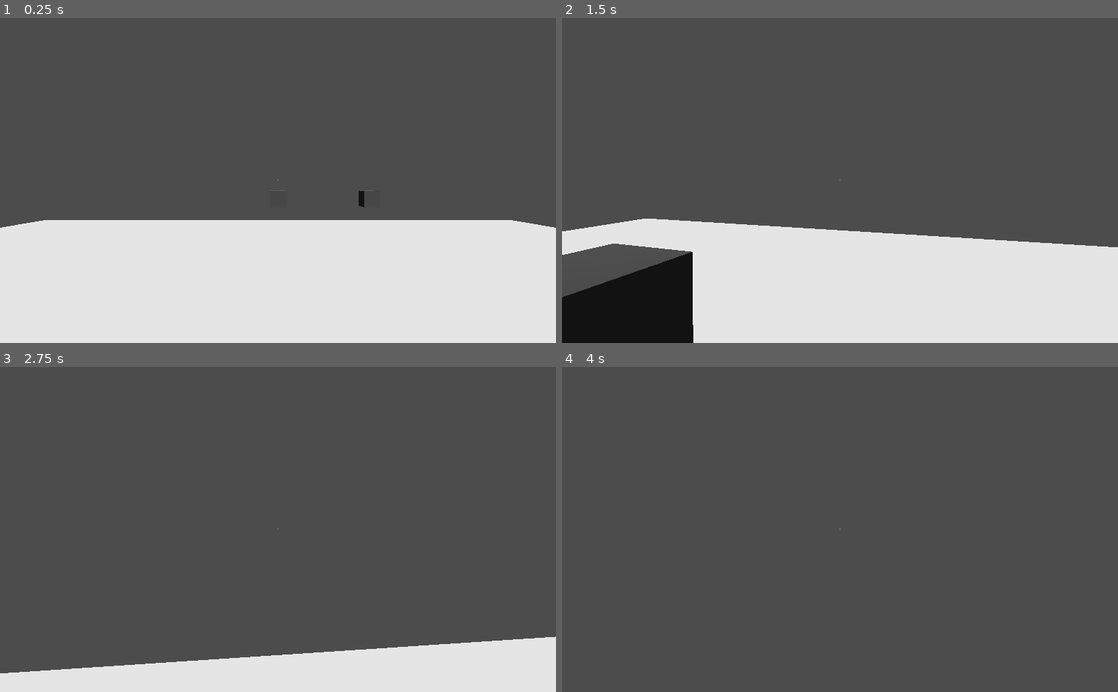
Above: before the commit, frames 1-4 (two rows, left to right).
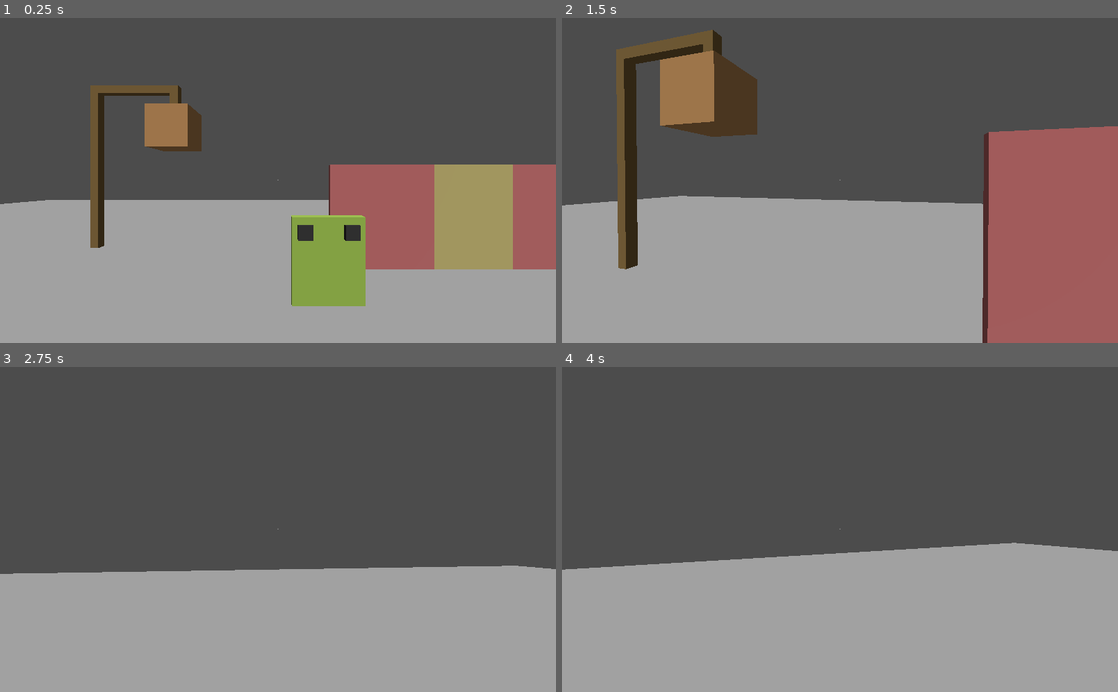
Above: after the commit, the same moments.

Repository: miskatonicstudio/goat
Game: Godot game, scene res://Demo.tscn
Same seed, same stepped clock (60 frames per second), same inputs: the game is played once before the commit and once after it.
Inputs (mouse positions are in pixels of both pictures, inside the frame that each line leads up to):
- Up to frame 1 (0.25 s): no input
- Up to frame 2 (1.5 s): tap Enter at 0.5 s; move the mouse to (867, 180) at 0.52 s; hold W (oat_movement_forward) from 0.53 s (still down); click (867, 180) at 0.6 s; move the mouse to (812, 180) at 1.27 s; click (812, 180) at 1.35 s
- Up to frame 3 (2.75 s): keep holding W (oat_movement_forward); move the mouse to (289, 523) at 2.02 s; click (289, 523) at 2.1 s
- Up to frame 4 (4 s): keep holding W (oat_movement_forward); move the mouse to (834, 536) at 2.77 s; click (834, 536) at 2.85 s; move the mouse to (878, 532) at 3.52 s; click (878, 532) at 3.6 s

The runs differ from the first frame. In frame 1, 51% of the frame differs, in the area x 0-100%, y 20-100%; in frame 2, 56%, in the area x 0-100%, y 3-100%; in frame 3, 38%; in frame 4, 42%.

Commit message:
Update Demo scene

Diff:
--- a/Demo.gd
+++ b/Demo.gd
@@ -1,9 +1,14 @@
 extends Spatial
+
+var door_open = false
 
 
 func _ready():
 	oat_interaction_signals.connect("oat_environment_item_selected", self, "notify", ["Selected: "])
 	oat_interaction_signals.connect("oat_environment_item_deselected", self, "notify", ["Deselected: "])
+	oat_interaction_signals.connect("oat_environment_item_activated", self, "notify", ["Activated: "])
+
+	oat_interaction_signals.connect("oat_environment_item_activated", self, "activate")
 
 
 func notify(item_name, text):
@@ -13,3 +18,14 @@
 
 func _on_Timer_timeout():
 	$Notification.text = ""
+
+
+func activate(item_name):
+	if item_name == "button_2":
+		if door_open:
+			$AnimationPlayer.play_backwards("open_door")
+		else:
+			$AnimationPlayer.play("open_door")
+		door_open = not door_open
+	if item_name == "button_1":
+		$AnimationPlayer.play("drop_crate")
--- a/Demo.tscn
+++ b/Demo.tscn
@@ -1,11 +1,20 @@
-[gd_scene load_steps=9 format=2]
+[gd_scene load_steps=22 format=2]
 
 [ext_resource path="res://Demo.gd" type="Script" id=1]
 [ext_resource path="res://oat/Player.tscn" type="PackedScene" id=2]
 [ext_resource path="res://oat/EnvironmentItem.tscn" type="PackedScene" id=3]
 
 [sub_resource type="PlaneMesh" id=1]
-size = Vector2( 20, 20 )
+size = Vector2( 40, 40 )
+
+[sub_resource type="SpatialMaterial" id=8]
+albedo_color = Color( 0.819608, 1, 0.427451, 1 )
+
+[sub_resource type="CubeMesh" id=6]
+size = Vector3( 1, 1.2, 0.2 )
+
+[sub_resource type="ConvexPolygonShape" id=7]
+points = PoolVector3Array( -0.5, 0.5, 0.1, 0.5, 0.5, -0.1, 0.5, 0.5, 0.1, -0.5, 0.5, -0.1, -0.5, -0.5, 0.1, 0.5, -0.5, -0.1, 0.5, -0.5, 0.1, -0.5, -0.5, -0.1, 0.5, 0.5, 0.1, -0.5, 0.5, -0.1, 0.5, 0.5, -0.1, -0.5, 0.5, 0.1, 0.5, -0.5, 0.1, -0.5, -0.5, -0.1, 0.5, -0.5, -0.1, -0.5, -0.5, 0.1, 0.5, 0.5, 0.1, -0.5, -0.5, 0.1, -0.5, 0.5, 0.1, 0.5, -0.5, 0.1, 0.5, 0.5, -0.1, -0.5, -0.5, -0.1, -0.5, 0.5, -0.1, 0.5, -0.5, -0.1 )
 
 [sub_resource type="SpatialMaterial" id=2]
 albedo_color = Color( 0.301961, 0.298039, 0.298039, 1 )
@@ -29,36 +38,73 @@
 emission_operator = 0
 emission_on_uv2 = false
 
+[sub_resource type="Animation" id=19]
+resource_name = "drop_crate"
+length = 0.5
+tracks/0/type = "value"
+tracks/0/path = NodePath("DropItemDemo/Crate:translation")
+tracks/0/interp = 1
+tracks/0/loop_wrap = true
+tracks/0/imported = false
+tracks/0/enabled = true
+tracks/0/keys = {
+"times": PoolRealArray( 0, 0.5 ),
+"transitions": PoolRealArray( 1, 1 ),
+"update": 0,
+"values": [ Vector3( 2, 3, 0 ), Vector3( 2, 0.5, 0 ) ]
+}
+
+[sub_resource type="Animation" id=13]
+resource_name = "open_door"
+tracks/0/type = "value"
+tracks/0/path = NodePath("OpeningDoorDemo/Hinge:rotation_degrees")
+tracks/0/interp = 1
+tracks/0/loop_wrap = true
+tracks/0/imported = false
+tracks/0/enabled = true
+tracks/0/keys = {
+"times": PoolRealArray( 0, 1 ),
+"transitions": PoolRealArray( 1, 1 ),
+"update": 0,
+"values": [ Vector3( 0, 0, 0 ), Vector3( 0, 60, 0 ) ]
+}
+
+[sub_resource type="SpatialMaterial" id=9]
+albedo_color = Color( 1, 0.576471, 0.576471, 1 )
+
+[sub_resource type="CubeMesh" id=10]
+size = Vector3( 2, 2, 0.1 )
+
+[sub_resource type="SpatialMaterial" id=11]
+albedo_color = Color( 1, 0.929412, 0.596078, 1 )
+
+[sub_resource type="CubeMesh" id=14]
+size = Vector3( 1.5, 2, 0.1 )
+
+[sub_resource type="SpatialMaterial" id=15]
+albedo_color = Color( 0.67451, 0.545098, 0.32549, 1 )
+
+[sub_resource type="CubeMesh" id=16]
+size = Vector3( 0.2, 4, 0.2 )
+
+[sub_resource type="SpatialMaterial" id=17]
+albedo_color = Color( 0.972549, 0.729412, 0.466667, 1 )
+
+[sub_resource type="CubeMesh" id=18]
+size = Vector3( 1, 1, 1 )
+
 [node name="Demo" type="Spatial"]
 script = ExtResource( 1 )
 
 [node name="Light" type="DirectionalLight" parent="."]
 transform = Transform( 1, 0, 0, 0, 0.707107, 0.707107, 0, -0.707107, 0.707107, 0, 0, 0 )
+light_energy = 0.4
 
 [node name="Floor" type="MeshInstance" parent="."]
 mesh = SubResource( 1 )
 material/0 = null
 
 [node name="Player" parent="." instance=ExtResource( 2 )]
-
-[node name="EnvItem1" parent="." instance=ExtResource( 3 )]
-transform = Transform( 1, 0, 0, 0, 1, 0, 0, 0, 1, 0, 1.46778, -2.96344 )
-unique_name = "item001"
-
-[node name="Model" type="MeshInstance" parent="EnvItem1"]
-material_override = SubResource( 2 )
-mesh = SubResource( 3 )
-material/0 = null
-
-[node name="EnvItem2" parent="." instance=ExtResource( 3 )]
-transform = Transform( 1, 0, 0, 0, 1, 0, 0, 0, 1, 1.16245, 1.46778, -2.96344 )
-unique_name = "item002"
-collision_shape = SubResource( 4 )
-
-[node name="Model" type="MeshInstance" parent="EnvItem2"]
-material_override = SubResource( 5 )
-mesh = SubResource( 3 )
-material/0 = null
 
 [node name="Timer" type="Timer" parent="."]
 wait_time = 0.5
@@ -67,5 +113,95 @@
 [node name="Notification" type="Label" parent="."]
 anchor_right = 1.0
 margin_bottom = 14.0
+custom_colors/font_color = Color( 1, 1, 1, 1 )
+custom_colors/font_color_shadow = Color( 1, 0, 0, 1 )
+custom_constants/shadow_as_outline = 6
 align = 1
+
+[node name="Buttons" type="MeshInstance" parent="."]
+editor/display_folded = true
+transform = Transform( 1, 0, 0, 0, 1, 0, 0, 0, 1, 0.684699, 0.603889, -3.23314 )
+material_override = SubResource( 8 )
+mesh = SubResource( 6 )
+material/0 = null
+
+[node name="StaticBody" type="StaticBody" parent="Buttons"]
+
+[node name="CollisionShape" type="CollisionShape" parent="Buttons/StaticBody"]
+shape = SubResource( 7 )
+
+[node name="EnvItem1" parent="Buttons" instance=ExtResource( 3 )]
+transform = Transform( 1, 0, 0, 0, 1, 0, 0, 0, 1, -0.317859, 0.4, 0.07 )
+unique_name = "button_1"
+single_use = true
+
+[node name="Model" type="MeshInstance" parent="Buttons/EnvItem1"]
+material_override = SubResource( 2 )
+mesh = SubResource( 3 )
+material/0 = null
+
+[node name="EnvItem2" parent="Buttons" instance=ExtResource( 3 )]
+transform = Transform( 1, 0, 0, 0, 1, 0, 0, 0, 1, 0.310117, 0.4, 0.07 )
+unique_name = "button_2"
+collision_shape = SubResource( 4 )
+
+[node name="Model" type="MeshInstance" parent="Buttons/EnvItem2"]
+material_override = SubResource( 5 )
+mesh = SubResource( 3 )
+material/0 = null
+
+[node name="AnimationPlayer" type="AnimationPlayer" parent="."]
+anims/drop_crate = SubResource( 19 )
+anims/open_door = SubResource( 13 )
+
+[node name="OpeningDoorDemo" type="Spatial" parent="."]
+editor/display_folded = true
+
+[node name="Wall01" type="MeshInstance" parent="OpeningDoorDemo"]
+transform = Transform( 1, 0, 0, 0, 1, 0, 0, 0, 1, 2, 1, -4.5 )
+material_override = SubResource( 9 )
+mesh = SubResource( 10 )
+material/0 = null
+
+[node name="Wall02" type="MeshInstance" parent="OpeningDoorDemo"]
+transform = Transform( 1, 0, 0, 0, 1, 0, 0, 0, 1, 5.5, 1, -4.5 )
+material_override = SubResource( 9 )
+mesh = SubResource( 10 )
+material/0 = null
+
+[node name="Hinge" type="Spatial" parent="OpeningDoorDemo"]
+transform = Transform( 1, 0, 0, 0, 1, 0, 0, 0, 1, 4.5, 0, -4.5 )
+
+[node name="Door" type="MeshInstance" parent="OpeningDoorDemo/Hinge"]
+transform = Transform( 1, 0, 0, 0, 1, 0, 0, 0, 1, -0.75, 1, 0 )
+material_override = SubResource( 11 )
+mesh = SubResource( 14 )
+material/0 = null
+
+[node name="DropItemDemo" type="Spatial" parent="."]
+transform = Transform( 1, 0, 0, 0, 1, 0, 0, 0, 1, -4.61749, 0, -5.9365 )
+
+[node name="Beam1" type="MeshInstance" parent="DropItemDemo"]
+transform = Transform( 1, 0, 0, 0, 1, 0, 0, 0, 1, 0, 2, 0 )
+material_override = SubResource( 15 )
+mesh = SubResource( 16 )
+material/0 = null
+
+[node name="Beam2" type="MeshInstance" parent="DropItemDemo"]
+transform = Transform( -4.37114e-08, -0.55, 0, 1, -2.40413e-08, 0, 0, 0, 1, 1, 4, 0 )
+material_override = SubResource( 15 )
+mesh = SubResource( 16 )
+material/0 = null
+
+[node name="Beam3" type="MeshInstance" parent="DropItemDemo"]
+transform = Transform( 1, 0, 0, 0, 0.1, 0, 0, 0, 1, 2, 3.7, 0 )
+material_override = SubResource( 15 )
+mesh = SubResource( 16 )
+material/0 = null
+
+[node name="Crate" type="MeshInstance" parent="DropItemDemo"]
+transform = Transform( 1, 0, 0, 0, 1, 0, 0, 0, 1, 2, 3, 0 )
+material_override = SubResource( 17 )
+mesh = SubResource( 18 )
+material/0 = null
 [connection signal="timeout" from="Timer" to="." method="_on_Timer_timeout"]
